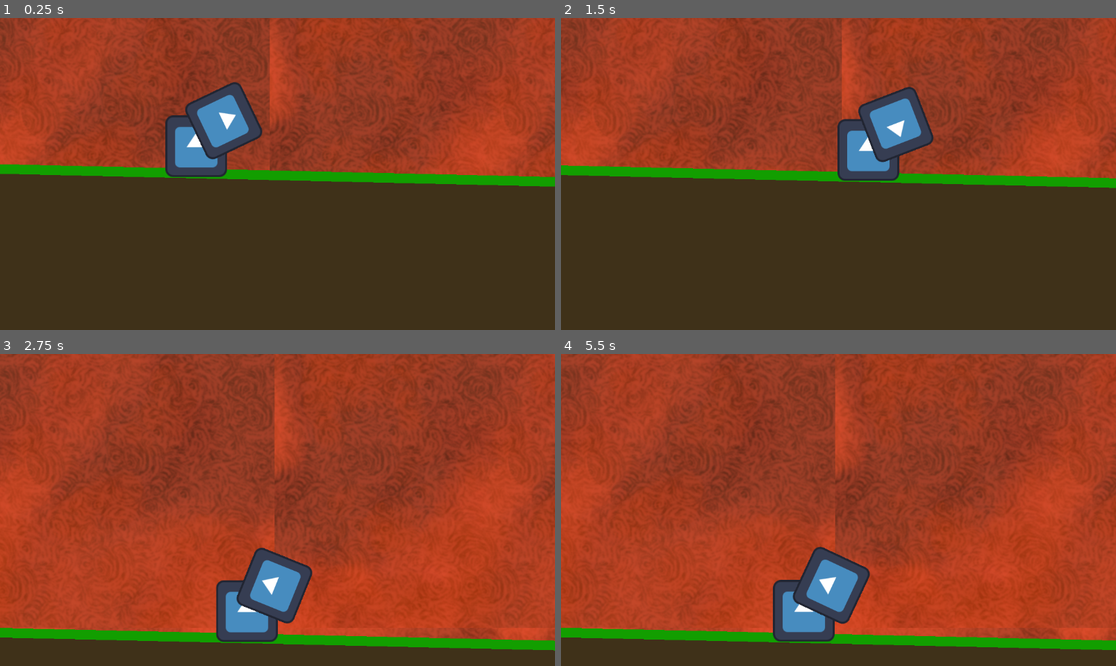
Above: before the commit, frames 1-4 (two rows, left to right).
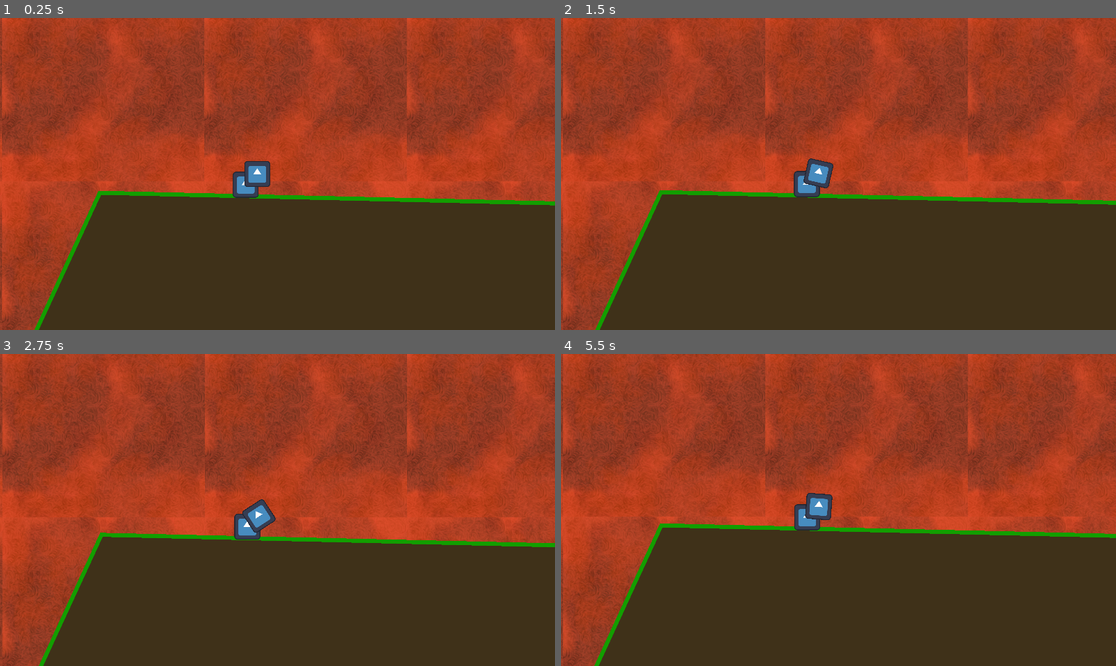
Above: after the commit, the same moments.

Repository: crispyBrown0/Payload-Delivery
Game: Godot game, scene res://root.tscn
The game is run twice, just before and just after one commit, with the same random seed, the same clock (stepped at 60 frames per second) and the same inputs. The engine's default icon, where the game draws it, is replaced by a stand-in: a white triangle on a blue panel in a dark square.
Inputs (mouse positions are in pixels of both pictures, inside the frame that each line leads up to):
- Up to frame 1 (0.25 s): no input
- Up to frame 2 (1.5 s): move the mouse to (960, 158) at 0.52 s; move the mouse to (727, 189) at 1.27 s
- Up to frame 3 (2.75 s): move the mouse to (333, 441) at 2.02 s
- Up to frame 4 (5.5 s): move the mouse to (810, 572) at 2.77 s; move the mouse to (1005, 556) at 3.52 s; move the mouse to (672, 463) at 4.27 s; move the mouse to (866, 510) at 5.02 s

The runs differ from the first frame. In frame 1, 32% of the frame differs, in the area x 0-100%, y 0-100%; in frame 2, 30%; in frame 3, 50%; in frame 4, 52%.

Commit message:
Completed Weapon Node

Diff:
--- a/player_weapon.gd
+++ b/player_weapon.gd
@@ -1,4 +1,7 @@
 extends Sprite2D
+
+
+@export var rotation_speed: float = 5.0
 
 
 # Called when the node enters the scene tree for the first time.
@@ -8,4 +11,6 @@
 
 # Called every frame. 'delta' is the elapsed time since the previous frame.
 func _process(delta: float) -> void:
-	look_at(get_global_mouse_position())
+	var target_angle = (get_global_mouse_position() - global_position).angle()
+	rotation = rotate_toward(rotation, target_angle, rotation_speed * delta)
+	rotation_degrees = clamp(rotation_degrees, -90, 30)
--- a/project.godot
+++ b/project.godot
@@ -23,6 +23,11 @@
 
 Global="*res://global.gd"
 
+[display]
+
+window/size/viewport_width=1920
+window/size/viewport_height=1080
+
 [editor_plugins]
 
 enabled=PackedStringArray("res://addons/rmsmartshape/plugin.cfg")
--- a/root.tscn
+++ b/root.tscn
@@ -43,10 +43,14 @@
 position = Vector2(57, -53)
 texture = ExtResource("4_28aoi")
 script = ExtResource("6_l8v81")
+rotation_speed = 1.5
 
 [node name="Projectile" type="Sprite2D" parent="PlayerBase/PlayerWeapon"]
 
 [node name="Camera2D" type="Camera2D" parent="PlayerBase/PlayerWeapon/Projectile"]
-position = Vector2(148, -53)
+position = Vector2(100, 0)
+zoom = Vector2(0.7, 0.7)
+position_smoothing_enabled = true
+rotation_smoothing_enabled = true
 
 [node name="Enemy" type="Sprite2D" parent="."]
--- a/terrain_colli.gd
+++ b/terrain_colli.gd
@@ -1,9 +1,12 @@
 extends CollisionPolygon2D
+
+@export var terrain_poly: Polygon2D
 
 
 # Called when the node enters the scene tree for the first time.
 func _ready() -> void:
-	pass # Replace with function body.
+	if terrain_poly:
+		polygon = terrain_poly.polygon
 
 
 # Called every frame. 'delta' is the elapsed time since the previous frame.
